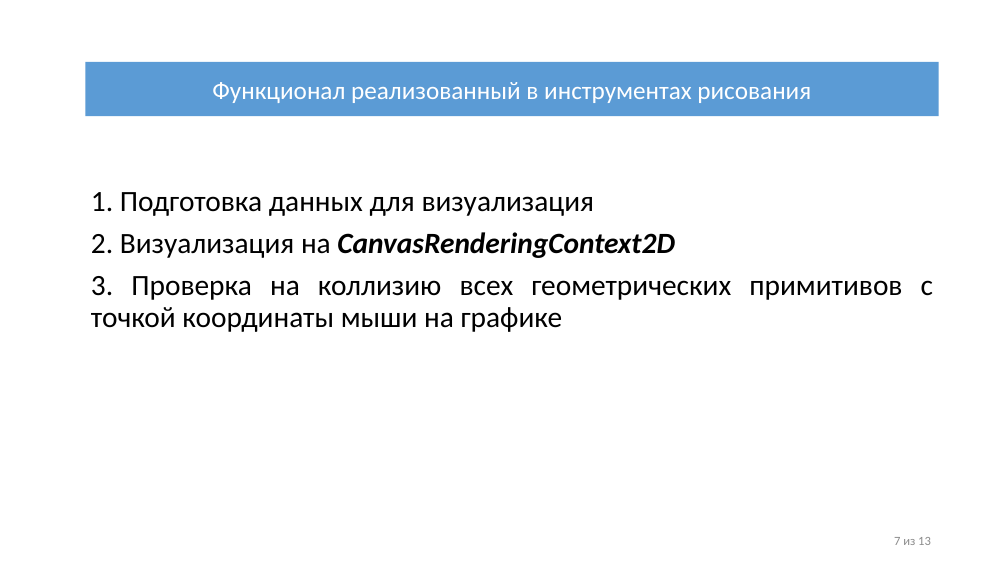
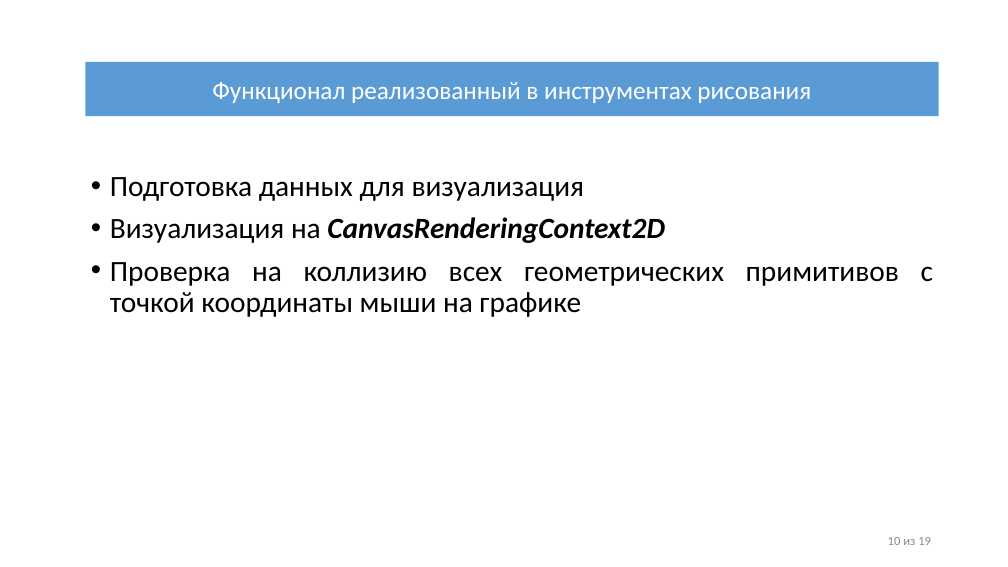
Before and after one commit to IliiaDenisov/masters-thesis, a slide deck: slide 10 of src/Презентация диплома.pptx (slide 8 before the commit). Drawn at 1008x567 pixels with LibreOffice and Linux fonts; fonts in the diff are those of the drawing. Boxes give left, top, right and bottom in pixels: in the first picture for what was removed or moved away, otherwise in the second. Text is boxed around its words. In the diff, an @@ line names an element or a change of style, - is before the commit and + after.

```diff
--- a/src/Презентация диплома.pptx
+++ b/src/Презентация диплома.pptx
@@ text at <box>110,177,933,317</box>: text changed @@
-1. Подготовка данных для визуализация
-2. Визуализация на CanvasRenderingContext2D
-3. Проверка на коллизию всех геометрических примитивов с точкой координаты мыши на графике
+• Подготовка данных для визуализация
+• Визуализация на CanvasRenderingContext2D
+• Проверка на коллизию всех геометрических примитивов с точкой координаты мыши на графике
@@ text at <box>888,537,931,545</box>: text changed @@
-7 из 13
+10 из 19
```
Also in this commit, not shown: 13 other slides changed, 4 slides added, 2 slides removed.
